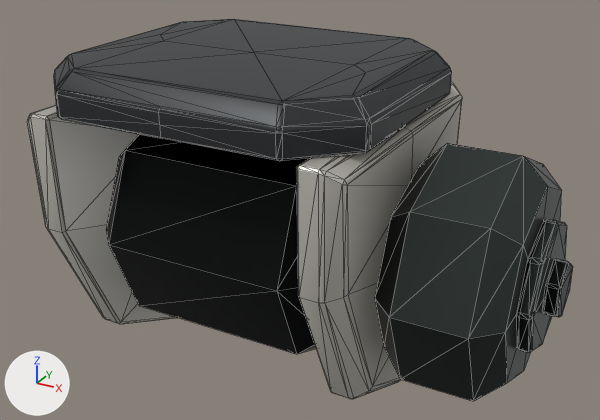
Two versions of the glTF model assets/export/models/bastion.engine_mount.glb, one commit apart.
One viewpoint serves both versions: a camera (50 mm lens) standing at (0.959, -1.533, 0.614) and looking at (0.107, 0.015, -0.16). Lighting does not change. The marker at lower left points along +X, +Y and +Z. The picture after the commit comes second. Mesh edges are drawn as thin lines. Vertices at exactly the same position are counted once.
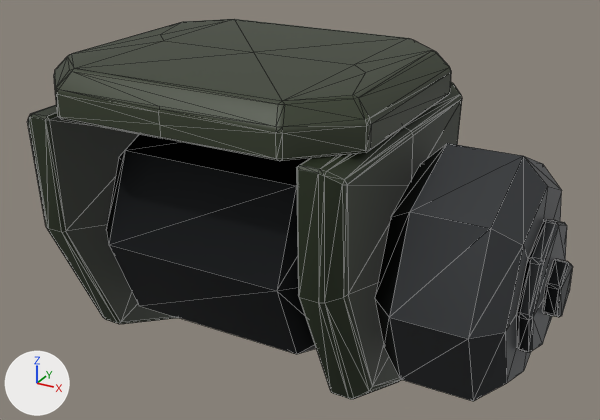
The newer file is also rescaled (x4.5) as a whole; pictures and numbers use the older file's frame.

Changed parts and their boxes [x1, y1, x2, y2] in the pictures (600 x 420 px; the box of a moved part takes in the faces that stretch with it):
'Mesh_0', surface changed, reshaped (grey to black)
    both: [27, 19, 573, 401]
part 1 of me_mesh_0, moved or reshaped
    both: [29, 68, 451, 324]
part 2 of me_mesh_0, edited (looks the same)
    both: [57, 71, 448, 159]

The change, as a diff of the scene's bpy script:
```diff
--- a/assets/export/models/bastion.engine_mount.glb.py
+++ b/assets/export/models/bastion.engine_mount.glb.py
@@ mat_armor @@
 n0 = _N.new('ShaderNodeBsdfPrincipled'); n0.name = 'Principled BSDF'
 n0.inputs[1].default_value = 0.05  # 'Metallic'
-n0.inputs[2].default_value = 0.35  # 'Roughness'
+n0.inputs[2].default_value = 0.55  # 'Roughness'
 n1 = _N.new('ShaderNodeOutputMaterial'); n1.name = 'Material Output'
@@ mat_armor @@
 n2 = _N.new('ShaderNodeMix'); n2.name = 'Mix'
 n2.inputs[0].default_value = 1.0  # 'Factor'
-n2.inputs[7].default_value = (0.57, 0.554, 0.492, 1.0)  # 'B', light grey #c7c4ba
+n2.inputs[7].default_value = (0.0245, 0.0363, 0.0153, 1.0)  # 'B', dark green #2b3621
 n3 = _N.new('ShaderNodeVertexColor'); n3.name = 'Color Attribute'
@@ mat_dark @@
 n2 = _N.new('ShaderNodeMix'); n2.name = 'Mix'
 n2.inputs[0].default_value = 1.0  # 'Factor'
-n2.inputs[7].default_value = (0.0116, 0.0134, 0.0134, 1.0)  # 'B', black #1c1f1f
+n2.inputs[7].default_value = (0.0245, 0.0272, 0.0301, 1.0)  # 'B', dark grey #2b2e30
 n3 = _N.new('ShaderNodeVertexColor'); n3.name = 'Color Attribute'
@@ mat_metal @@
 n0 = _N.new('ShaderNodeBsdfPrincipled'); n0.name = 'Principled BSDF'
 n0.inputs[1].default_value = 1.0  # 'Metallic'
-n0.inputs[2].default_value = 0.28  # 'Roughness'
+n0.inputs[2].default_value = 0.38  # 'Roughness'
 n1 = _N.new('ShaderNodeOutputMaterial'); n1.name = 'Material Output'
@@ mat_metal @@
 n2 = _N.new('ShaderNodeMix'); n2.name = 'Mix'
 n2.inputs[0].default_value = 1.0  # 'Factor'
-n2.inputs[7].default_value = (0.0732, 0.089, 0.0835, 1.0)  # 'B', dark grey #4c5452
+n2.inputs[7].default_value = (0.0946, 0.1, 0.107, 1.0)  # 'B', dark grey #57595c
 n3 = _N.new('ShaderNodeVertexColor'); n3.name = 'Color Attribute'
@@ mat_rubber @@
 n0 = _N.new('ShaderNodeBsdfPrincipled'); n0.name = 'Principled BSDF'
-n0.inputs[2].default_value = 0.85  # 'Roughness'
+n0.inputs[2].default_value = 0.9  # 'Roughness'
 n1 = _N.new('ShaderNodeOutputMaterial'); n1.name = 'Material Output'
@@ mat_rubber @@
 n2 = _N.new('ShaderNodeMix'); n2.name = 'Mix'
 n2.inputs[0].default_value = 1.0  # 'Factor'
-n2.inputs[7].default_value = (0.00271, 0.00271, 0.0031, 1.0)  # 'B', black #09090a
+n2.inputs[7].default_value = (0.0049, 0.0049, 0.0049, 1.0)  # 'B', black #0f0f0f
 n3 = _N.new('ShaderNodeVertexColor'); n3.name = 'Color Attribute'
@@ me_mesh_0 @@
 me_mesh_0.from_pydata(...)  # 538 vertices, 1032 faces; spans x -0.49..0.72, y -0.34..0.34, z -0.599..0.2
 # used by ob_mesh_0; location = (0.0, 0.0, 0.0)
+# me_mesh_0 part 1: 47 of 538 vertices moved; they spanned x -0.38..0.38, y -0.34..0.34, z -0.599..0.196 and now span x -0.38..0.38, y -0.34..0.34, z -0.599..0.196; mean shift (0.0, 0.0, 0.0); largest move (-0.265, 0.336, 0.154) -> (0.253, -0.336, 0.164)
+# me_mesh_0 part 2: 13 kept faces spanning x -0.38..0.38, y -0.34..0.34, z -0.599..0.196 get new vertex colours
 me_mesh_0.materials.append(mat_armor)
```
